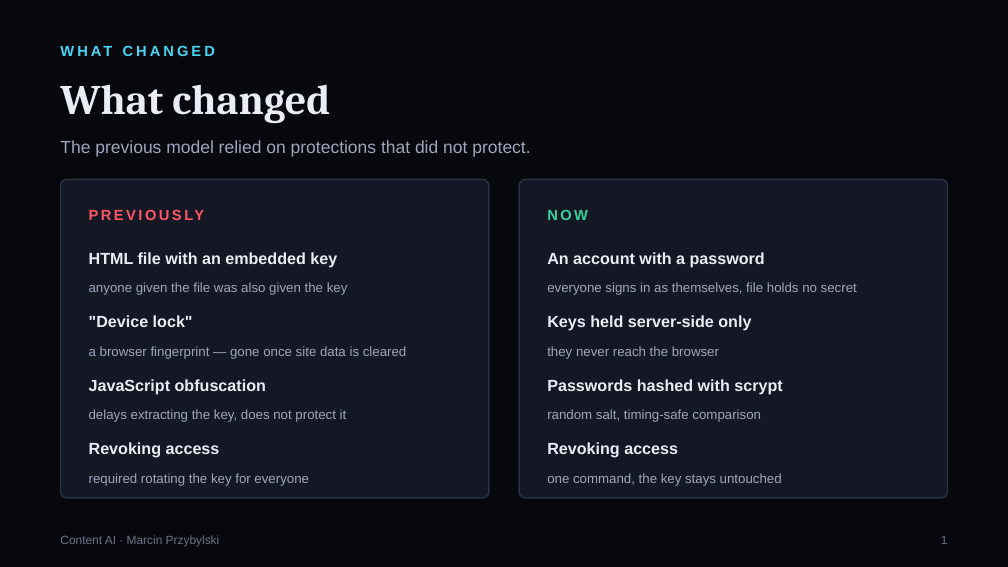
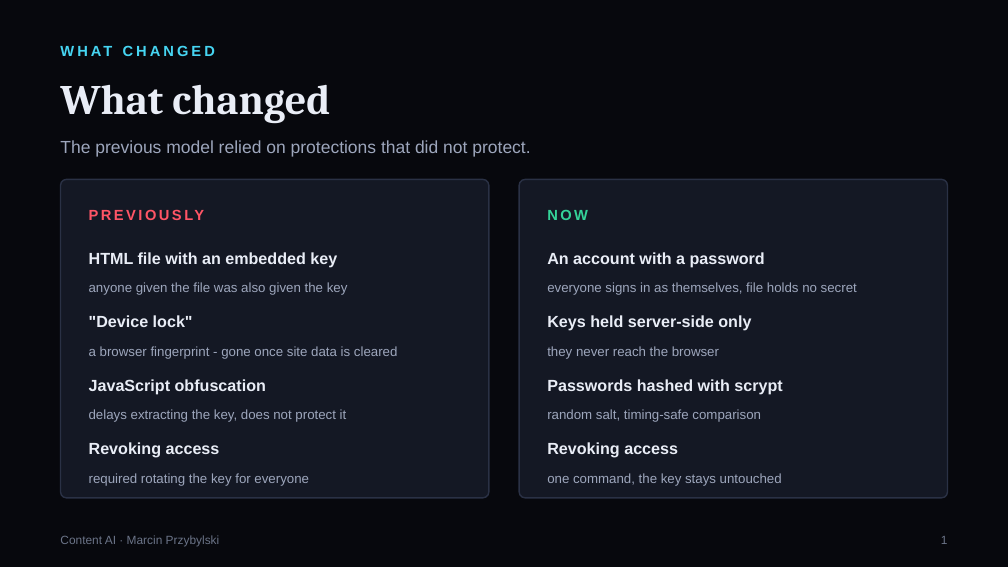
Before and after one commit to Marcin1000/ContentAI, a slide deck: slide 2 of prezentacje/EN/ContentAI_Security_EN.pptx. Drawn at 1008x567 pixels with LibreOffice and Linux fonts; fonts in the diff are those of the drawing. Boxes give left, top, right and bottom in pixels: in the first picture for what was removed or moved away, otherwise in the second. Text is boxed around its words. In the diff, an @@ line names an element or a change of style, - is before the commit and + after.

```diff
--- a/prezentacje/EN/ContentAI_Security_EN.pptx
+++ b/prezentacje/EN/ContentAI_Security_EN.pptx
@@ text at (89, 346, 398, 359): text changed @@
-a browser fingerprint — gone once site data is cleared
+a browser fingerprint - gone once site data is cleared
```
Also in this commit, not shown: 7 other slides changed, 17 other files.
